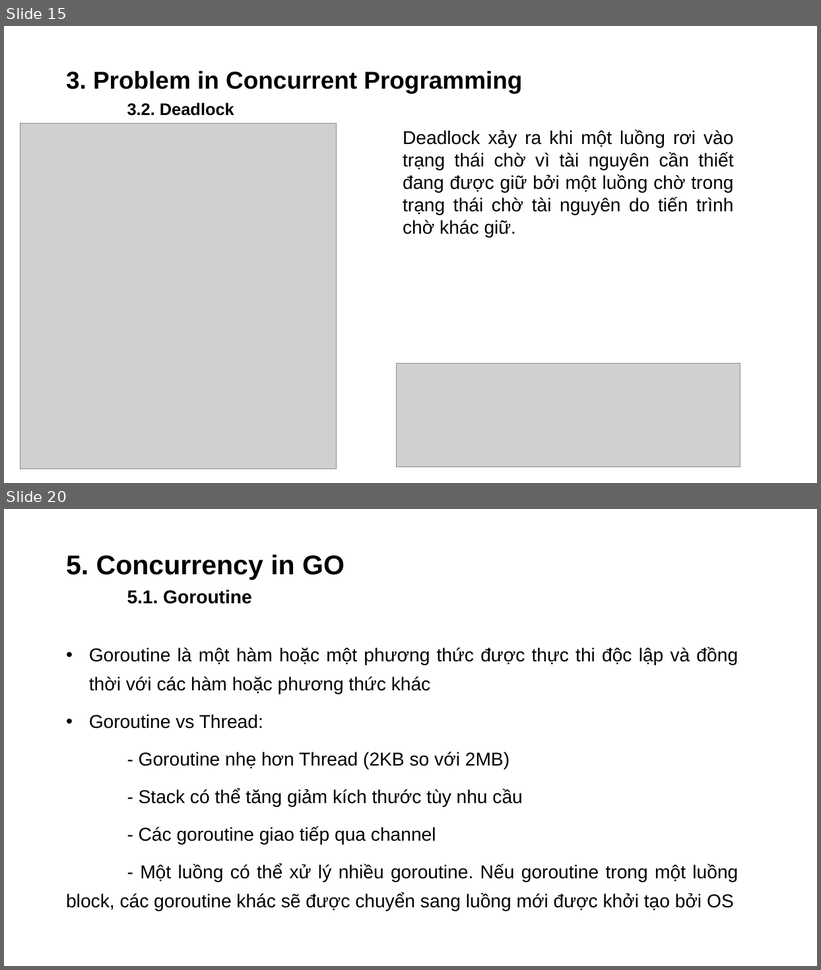
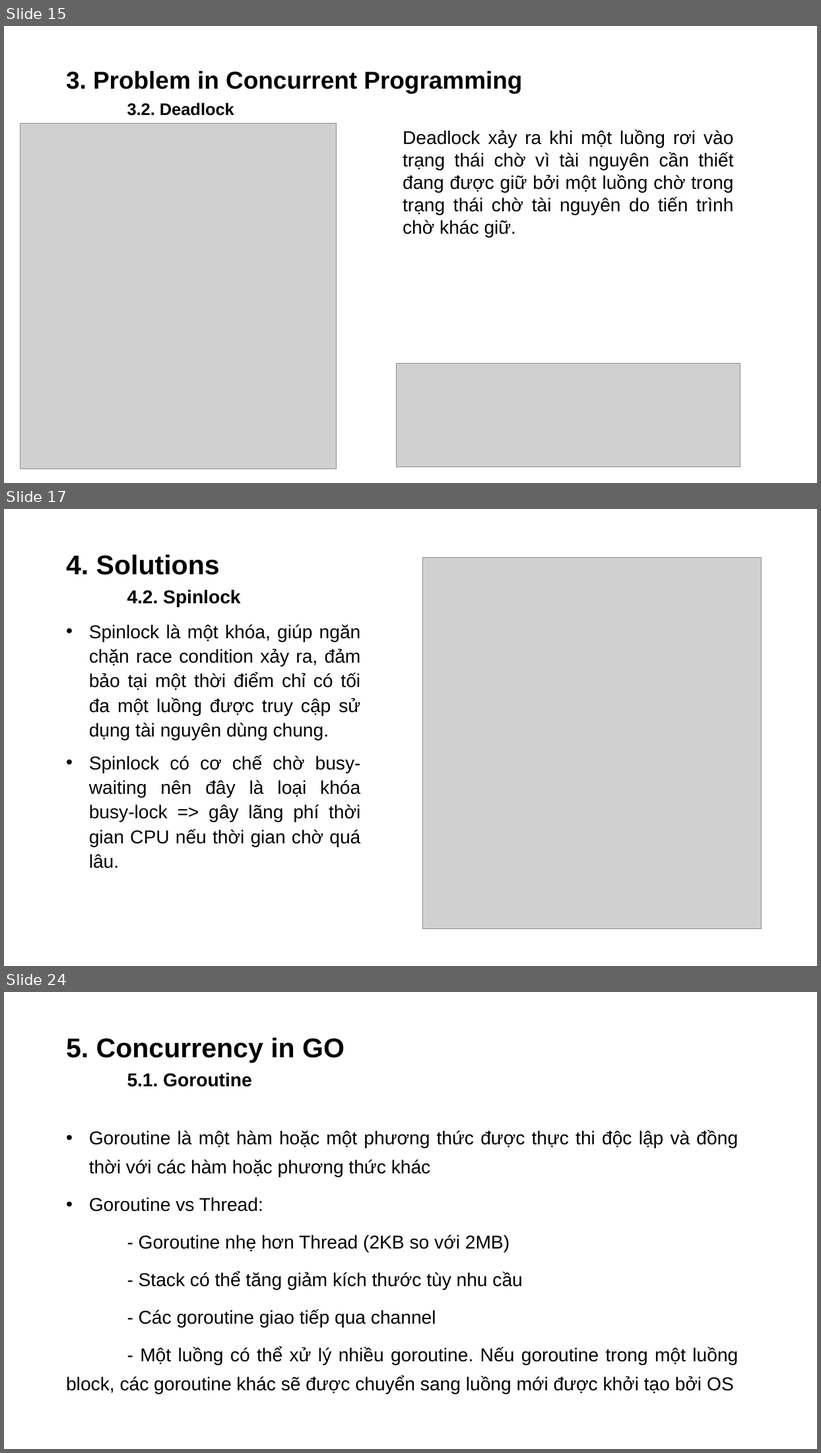
Before and after one commit to dangnm9699/Learn-Golang, a slide deck: Problem and Solution in Concurrency.pptx. Shown one above the other, each under a label of ours: slides 15 and 20 before the commit, slides 15, 17 and 24 after it; the slides between them are not shown. The pictures are 821x970 and 821x1453 pixels, drawn with LibreOffice and Linux fonts; fonts in the diff are those of the drawing; grey boxes stand for pictures. Boxes give left, top, right and bottom in pixels: in the first picture for what was removed or moved away, otherwise in the second. Text is boxed around its words. In the diff, an @@ line names an element or a change of style, - is before the commit and + after.

```diff
--- a/Problem and Solution in Concurrency.pptx
+++ b/Problem and Solution in Concurrency.pptx
@@ slide 17 added at box(4, 509, 817, 966), background #FFFFFF @@
@@ title added at box(66, 555, 240, 607), 22 pt, text #000000, bold @@
+4. Solutions
+4.2. Spinlock
@@ picture added at box(422, 558, 761, 929) @@
@@ text added at box(89, 625, 361, 869), 22 pt, text #000000 @@
+• Spinlock là một khóa, giúp ngăn chặn race condition xảy ra, đảm bảo tại một thời điểm chỉ có tối đa một luồng được truy cập sử dụng tài nguyên dùng chung.
+• Spinlock có cơ chế chờ busy-waiting nên đây là loại khóa busy-lock => gây lãng phí thời gian CPU nếu thời gian chờ quá lâu.
@@ what was slide 20 is now slide 24 @@
```
Also in this commit, not shown: 7 slides changed, 18 other slides added, 6 slides removed, 1 other file.
